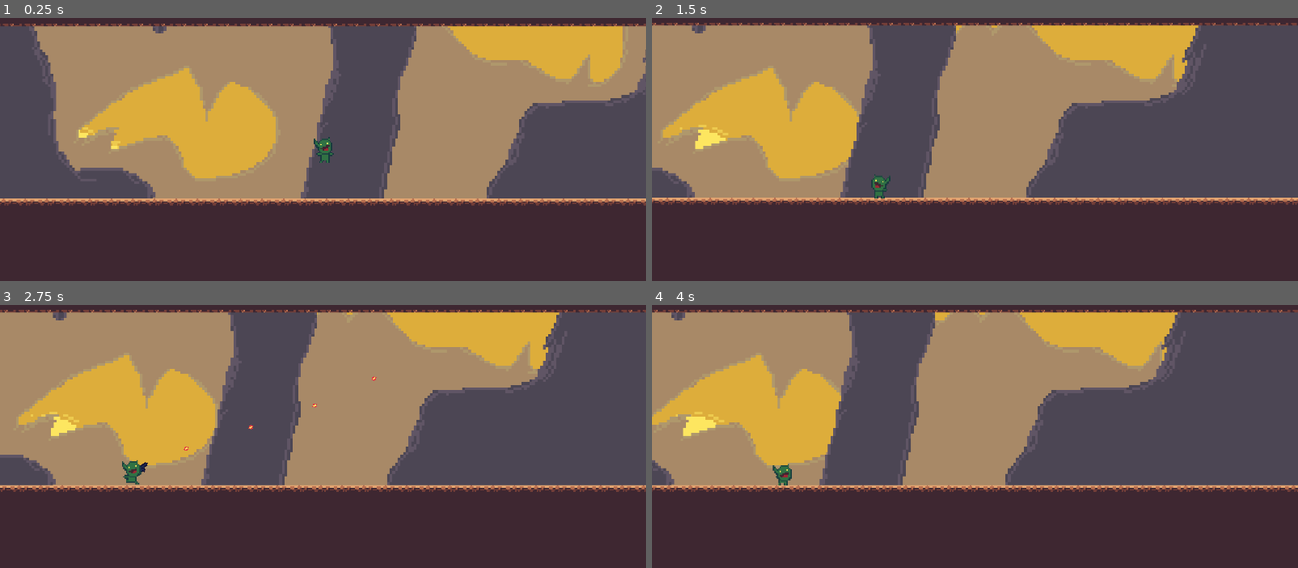
Above: before the commit, frames 1-4 (two rows, left to right).
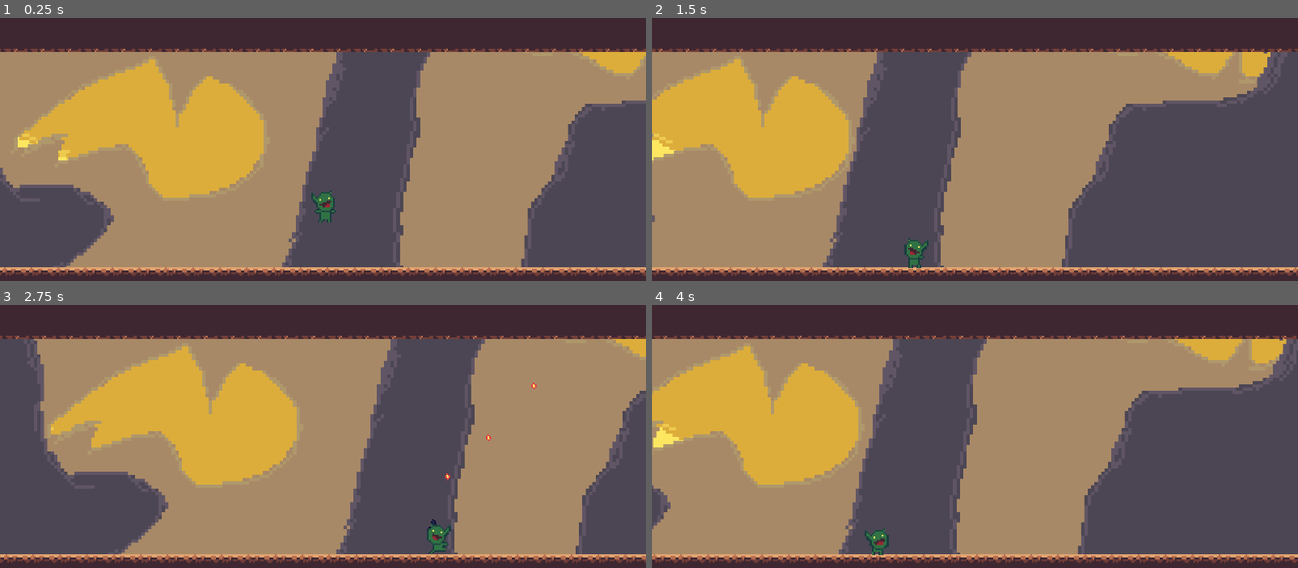
Above: after the commit, the same moments.

Repository: htimsekim/gobbo
Game: Godot game, scene res://src/Main/Game.tscn
Same seed, same stepped clock (60 frames per second), same inputs: the game is played once before the commit and once after it.
Inputs (mouse positions are in pixels of both pictures, inside the frame that each line leads up to):
- Up to frame 1 (0.25 s): no input
- Up to frame 2 (1.5 s): move the mouse to (1117, 86) at 0.52 s; hold Right (move_right) 0.53-1.25 s; hold Ctrl (crouch) 0.53-1.25 s; click (1117, 86) at 0.67 s; tap Space (jump) at 0.77 s; drag from (845, 123) to (781, 186) at 1.27 s
- Up to frame 3 (2.75 s): move the mouse to (387, 312) at 2.02 s; hold A (move_left) from 2.03 s (still down); hold Right mouse button (shoot) from 2.03 s (still down); tap Ctrl (crouch) at 2.3 s
- Up to frame 4 (4 s): release A (move_left) at 2.75 s; release Right mouse button (shoot) at 2.75 s; drag from (942, 465) to (1033, 376) at 2.77 s; move the mouse to (1168, 447) at 3.52 s; hold Right (move_right) from 3.53 s (still down); hold Ctrl (crouch) from 3.53 s (still down); tap Space (jump) at 3.77 s

The runs differ from the first frame. In frame 1, 57% of the frame differs, in the area x 0-100%, y 2-99%; in frame 2, 54%; in frame 3, 72%, in the area x 0-100%, y 1-99%; in frame 4, 61%.

Commit message:
camera movement

Diff:
--- a/src/Main/Game.gd
+++ b/src/Main/Game.gd
@@ -5,6 +5,8 @@
 func _ready():
 	full_screen() #comment this code out to run the game in a window
 	Global.goto_scene(levelResource, "level/spawns/spawna")
+	#print(get_viewport().size)
+
 
 
 func full_screen():
--- a/src/Main/Global.gd
+++ b/src/Main/Global.gd
@@ -33,4 +33,12 @@
 	camera.limit_top = map_limits.position.y * map_cellsize.y
 	camera.limit_bottom = map_limits.end.y * map_cellsize.y
 
+	#print("camera.limit_left = ", camera.limit_left)
+	#print("camera.limit_right = ", camera.limit_right)
+	#print("camera.limit_top = ", camera.limit_top)
+	#print("camera.limit_bottom = ", camera.limit_bottom)
+
+	if(camera.limit_right - camera.limit_left) > 384 and (camera.limit_bottom - camera.limit_top) > 224:
+		pass
+
 	camera.current = true
--- a/src/Objects/Player.gd
+++ b/src/Objects/Player.gd
@@ -36,12 +36,14 @@
 
 #	if Input.is_action_just_pressed("jump"):
 #		animation_player.play("crouch")
-	var targetpos = 20
+	var targetpos = 80
 	var targetinc = .05
 
 	if direction.x !=0: #apply friction(1) and acceleration(.2)
 		_velocity.x = lerp(_velocity.x, direction.x * speed.x, .2)
-		$Camera2D.offset.x = lerp(direction.x * _velocity.x, targetpos, targetinc)
+#		if(position.x > $Camera2D.limit_right - 80):
+		$Camera2D.offset.x = lerp($Camera2D.offset.x, direction.x * targetpos, targetinc)
+		#print("$Camera2D.offset.x = ", $Camera2D.offset.x, " direction.x * targetpos = ", direction.x * targetpos, " direction.x * targetinc = ", targetinc)
 	else:
 		_velocity.x = lerp(_velocity.x, 0, 1)
 		$Camera2D.offset.x = lerp($Camera2D.offset.x ,0, targetinc)
--- a/src/Objects/Player.tscn
+++ b/src/Objects/Player.tscn
@@ -439,7 +439,7 @@
 
 [node name="Camera2D" type="Camera2D" parent="."]
 offset = Vector2( 0, -60 )
-zoom = Vector2( 0.25, 0.25 )
+zoom = Vector2( 0.2, 0.2 )
 [connection signal="timeout" from="ProjectileTimer" to="." method="_on_ProjectileTimer_timeout"]
 [connection signal="timeout" from="BlinkTimer" to="." method="_on_BlinkTimer_timeout"]
 
--- a/src/levels/cavernd.tscn
+++ b/src/levels/cavernd.tscn
@@ -6,6 +6,26 @@
 
 [node name="level" parent="." instance=ExtResource( 1 )]
 
-[node name="Camera2D" type="Camera2D" parent="."]
+[node name="limits" parent="level/tilemaps" index="0"]
+tile_data = PoolIntArray( -393227, 1, 0, 327692, 1, 0 )
+
+[node name="collision" parent="level/tilemaps" index="4"]
+tile_data = PoolIntArray( 131065, 10, 196608, 131066, 10, 262145, 131067, 10, 262145, 131068, 10, 196609, 131069, 10, 262145, 131070, 10, 262145, 131071, 10, 196609, 65536, 10, 196609, 65537, 10, 196609, 65538, 10, 262145, 65539, 10, 262145, 65540, 10, 196609, 65541, 10, 196609, 65542, 10, 196610 )
+
+[node name="spawna" parent="level/spawns" index="0"]
+position = Vector2( 82.0258, 8 )
+
+[node name="spawnb" parent="level/spawns" index="1"]
+position = Vector2( -79.8259, 8 )
+
+[node name="ChangeStage" parent="level/links" index="0"]
+position = Vector2( -103.018, -0.377357 )
+target_stage = "res://src/levels/cavernd.tscn"
+target_spawn = "level/spawns/spawna"
+
+[node name="ChangeStage2" parent="level/links" index="1"]
+position = Vector2( 104.15, -0.754707 )
+target_stage = "res://src/levels/cavernd.tscn"
+target_spawn = "level/spawns/spawnb"
 
 [editable path="level"]
--- a/src/levels/goblintown.tscn
+++ b/src/levels/goblintown.tscn
@@ -10,7 +10,7 @@
 [node name="level" parent="." instance=ExtResource( 1 )]
 
 [node name="limits" parent="level/tilemaps" index="0"]
-tile_data = PoolIntArray( -262212, 1, 0, 720962, 1, 0 )
+tile_data = PoolIntArray( -262206, 1, 0, 262204, 1, 0 )
 
 [node name="collision" parent="level/tilemaps" index="4"]
 tile_data = PoolIntArray( -786500, 10, 0, -786499, 10, 1, -786498, 10, 1, -786497, 10, 1, -786496, 10, 1, -786495, 10,  …(45506 unchanged characters)…
--- a/src/levels/stageCamera.gd
+++ /dev/null
@@ -1,13 +0,0 @@
-extends Camera2D
-#maybe delete this soon
-func _ready():
-	set_camera_limits()
-
-
-func set_camera_limits():
-	var map_limits = get_node("../tilemaps/collision").get_used_rect()
-	var map_cellsize = get_node("../tilemaps/collision").cell_size
-	self.limit_left = map_limits.position.x * map_cellsize.x
-	self.limit_right = map_limits.end.x * map_cellsize.x
-	self.limit_top = map_limits.position.y * map_cellsize.y
-	self.limit_bottom = map_limits.end.y * map_cellsize.y
Not shown, added: project.godot~RF3cb6e284.TMP
